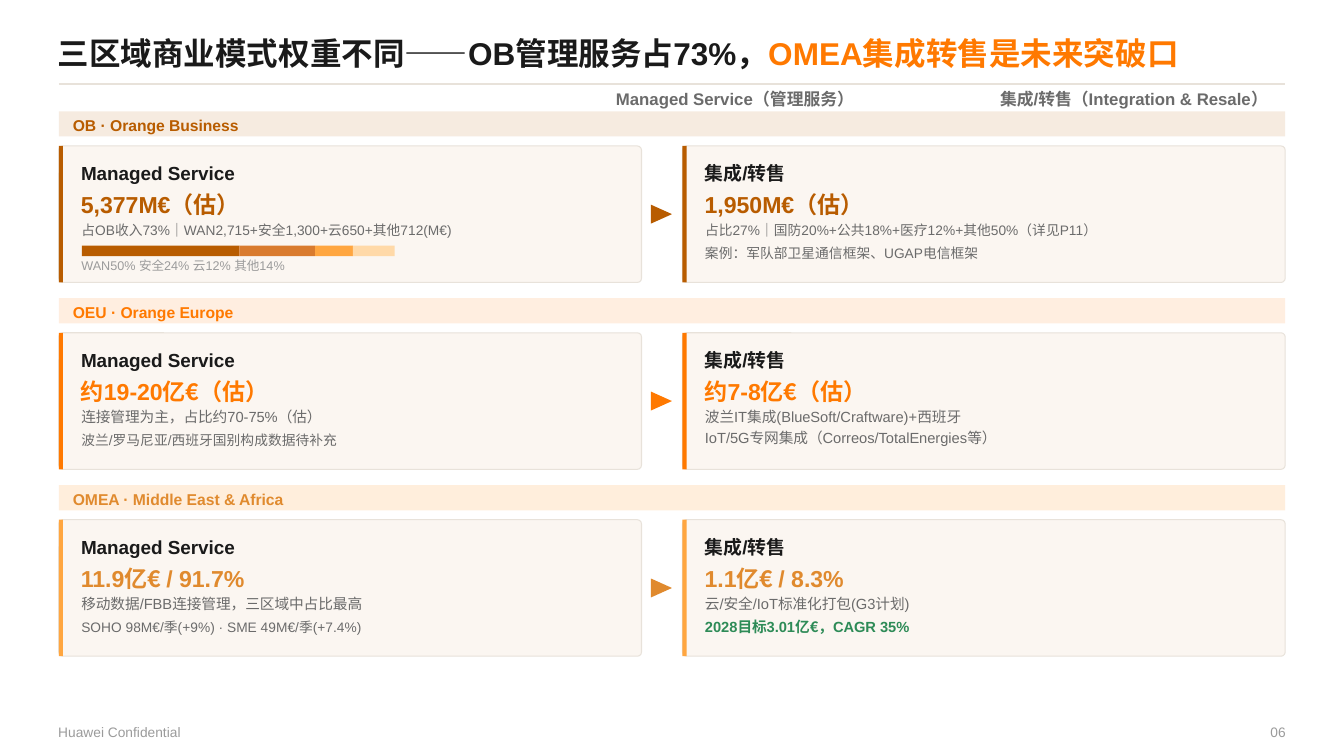
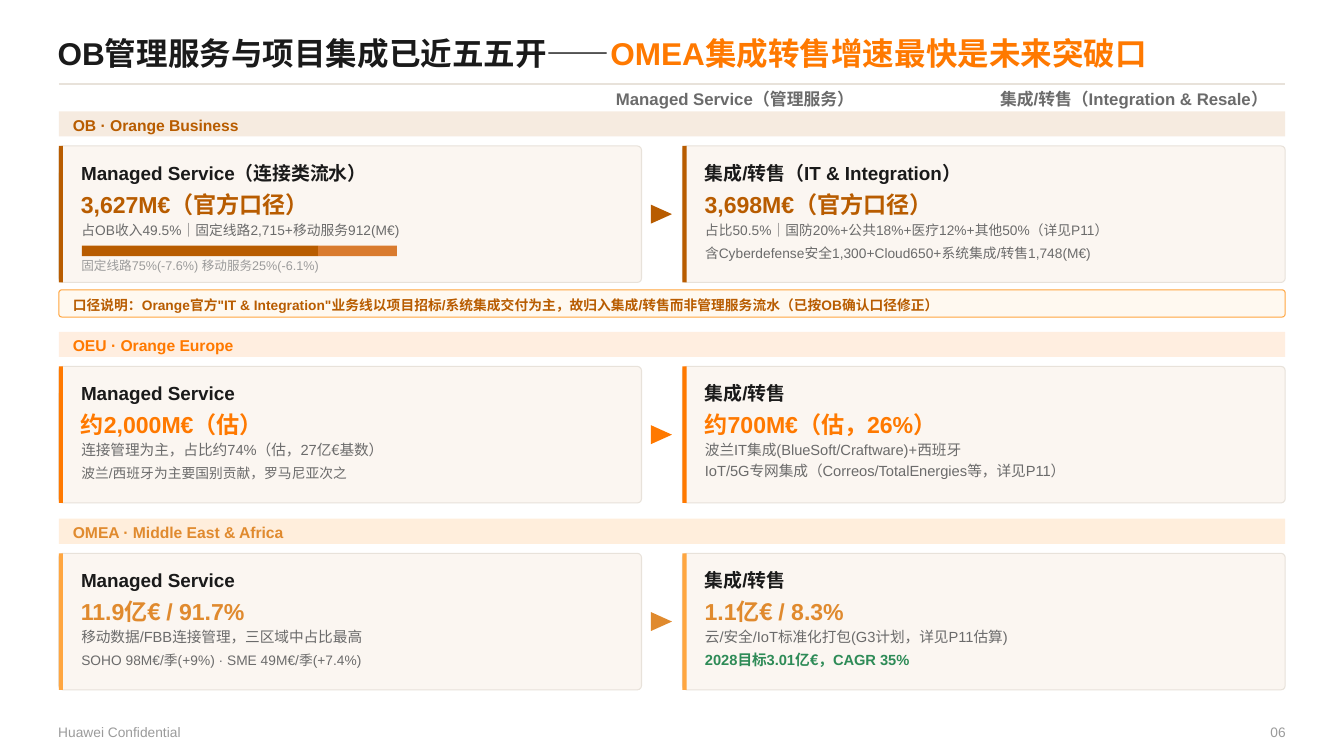
Before and after one commit to Chaoding1215/Claude, a slide deck: slide 6 of reference/Orange Business 三大区域B2B业务洞察 20260703.pptx. Drawn at 1344x756 pixels with LibreOffice and Linux fonts; fonts in the diff are those of the drawing. Boxes give left, top, right and bottom in pixels: in the first picture for what was removed or moved away, otherwise in the second. Text is boxed around its words. In the diff, an @@ line names an element or a change of style, - is before the commit and + after.

```diff
--- a/reference/Orange Business 三大区域B2B业务洞察 20260703.pptx
+++ b/reference/Orange Business 三大区域B2B业务洞察 20260703.pptx
@@ text at (x1=58, y1=40, x2=1147, y2=68): text changed @@
-三区域商业模式权重不同——OB管理服务占73%，OMEA集成转售是未来突破口
+OB管理服务与项目集成已近五五开——OMEA集成转售增速最快是未来突破口
@@ text at (x1=81, y1=165, x2=367, y2=184): text changed @@
-Managed Service
+Managed Service（连接类流水）
@@ text at (x1=705, y1=164, x2=961, y2=184): text changed @@
-集成/转售
+集成/转售（IT & Integration）
@@ text at (x1=705, y1=223, x2=1108, y2=237): text changed @@
-占比27%｜国防20%+公共18%+医疗12%+其他50%（详见P11）
+占比50.5%｜国防20%+公共18%+医疗12%+其他50%（详见P11）
@@ rectangle resized from (x1=82, y1=246, x2=239, y2=256) to (x1=82, y1=246, x2=318, y2=256) @@
@@ rectangle moved from (x1=240, y1=246, x2=316, y2=256) to (x1=319, y1=246, x2=397, y2=256) @@
@@ group removed at (x1=81, y1=195, x2=978, y2=271): 5 texts, 2 rectangles @@
-5,377M€（估）
-占OB收入73%｜WAN2,715+安全1,300+云650+其他712(M€)
-WAN50% 安全24% 云12% 其他14%
-1,950M€（估）
-案例：军队部卫星通信框架、UGAP电信框架
@@ group added at (x1=81, y1=195, x2=1091, y2=273): 5 texts @@
+3,627M€（官方口径）
+占OB收入49.5%｜固定线路2,715+移动服务912(M€)
+固定线路75%(-7.6%) 移动服务25%(-6.1%)
+3,698M€（官方口径）
+含Cyberdefense安全1,300+Cloud650+系统集成/转售1,748(M€)
@@ rounded rectangle added at (x1=58, y1=290, x2=1286, y2=318), fill #FFF9F0, outline #FFA640 0.75 pt @@
@@ text added at (x1=73, y1=298, x2=939, y2=313), 9.8 pt, text #B85C00, bold @@
+口径说明：Orange官方"IT & Integration"业务线以项目招标/系统集成交付为主，故归入集成/转售而非管理服务流水（已按OB确认口径修正）
@@ text at (x1=81, y1=413, x2=263, y2=437): text changed @@
-约19-20亿€（估）
+约2,000M€（估）
@@ text at (x1=705, y1=413, x2=937, y2=436): text changed @@
-约7-8亿€（估）
+约700M€（估，26%）
@@ text at (x1=81, y1=442, x2=383, y2=457): text changed @@
-连接管理为主，占比约70-75%（估）
+连接管理为主，占比约74%（估，27亿€基数）
@@ text at (x1=81, y1=466, x2=346, y2=479): text changed @@
-波兰/罗马尼亚/西班牙国别构成数据待补充
+波兰/西班牙为主要国别贡献，罗马尼亚次之
@@ text at (x1=705, y1=464, x2=1065, y2=479): text changed @@
-IoT/5G专网集成（Correos/TotalEnergies等）
+IoT/5G专网集成（Correos/TotalEnergies等，详见P11）
@@ 12 texts, 6 rectangles, 4 rounded rectangles, 2 freeform shapes moved together from (x1=58, y1=298, x2=1286, y2=656) to (x1=58, y1=332, x2=1286, y2=690) @@
@@ text at (x1=705, y1=629, x2=1008, y2=645): text changed @@
-云/安全/IoT标准化打包(G3计划)
+云/安全/IoT标准化打包(G3计划，详见P11估算)
```
Also in this commit, not shown: 13 other slides changed, 1 slide added, 1 slide removed, 1 other file.
